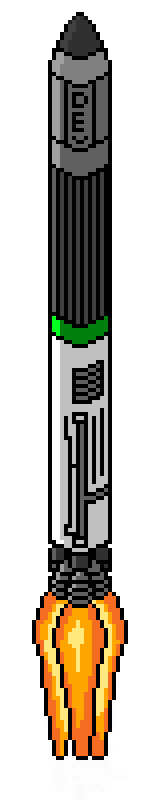
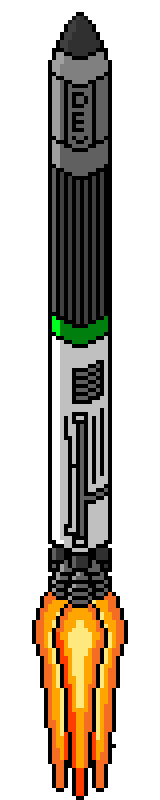
The second 160 × 800 image is a revision of the first. Changes to its layers:
hid "Frame32 copy #1" over (x1=40, y1=600, x2=120, y2=800)
hid "Frame31 copy #1", painted on it over (x1=40, y1=600, x2=120, y2=800)
hid "Frame30 copy #1" over (x1=40, y1=600, x2=120, y2=800)
hid "Frame29 copy #1", painted on it over (x1=40, y1=600, x2=120, y2=800)
hid "Frame28 copy #1" over (x1=40, y1=600, x2=120, y2=800)
hid "Frame27 copy #1", painted on it over (x1=40, y1=600, x2=120, y2=800)
hid "Frame26 copy #1" over (x1=40, y1=600, x2=120, y2=800)
hid "Frame25 copy #1", painted on it over (x1=40, y1=600, x2=120, y2=800)
hid "Frame32 copy" over (x1=40, y1=600, x2=120, y2=800)
hid "Frame31 copy", painted on it over (x1=40, y1=600, x2=120, y2=800)
hid "Frame30 copy" over (x1=40, y1=600, x2=120, y2=800)
hid "Frame29 copy", painted on it over (x1=40, y1=600, x2=120, y2=800)
hid "Frame28 copy" over (x1=40, y1=600, x2=120, y2=800)
hid "Frame27 copy", painted on it over (x1=40, y1=600, x2=120, y2=800)
hid "Frame26 copy" over (x1=40, y1=600, x2=120, y2=800)
hid "Frame25 copy", painted on it over (x1=40, y1=600, x2=120, y2=800)
hid "Frame32" over (x1=40, y1=600, x2=120, y2=800)
hid "Frame31", painted on it over (x1=40, y1=600, x2=120, y2=800)
hid "Frame30" over (x1=40, y1=600, x2=120, y2=800)
hid "Frame29", painted on it over (x1=40, y1=600, x2=120, y2=800)
hid "Frame28" over (x1=40, y1=600, x2=120, y2=800)
hid "Frame27", painted on it over (x1=40, y1=600, x2=120, y2=800)
hid "Frame26" over (x1=40, y1=600, x2=120, y2=800)
showed "Frame24", painted on it over (x1=40, y1=600, x2=120, y2=800)
…and 6 more changes (6 painted, 6 visibility)
